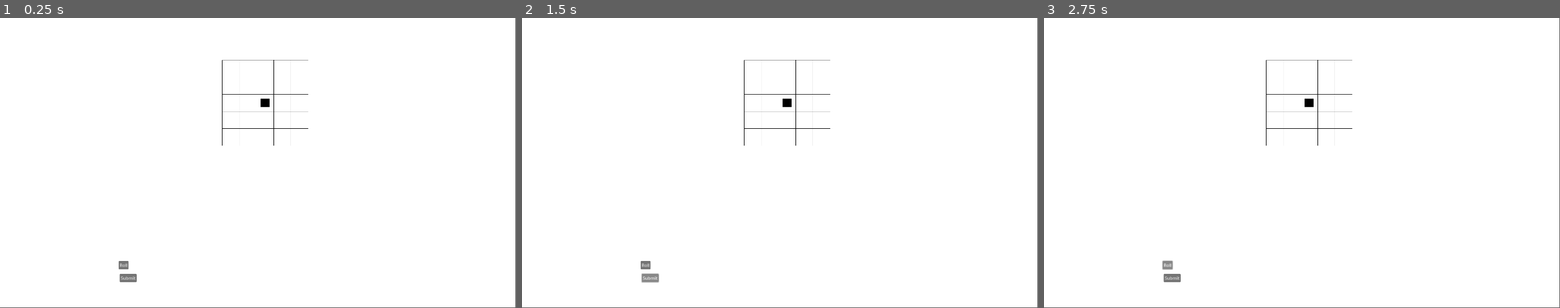
Above: before the commit, frames 1-3 (left to right).
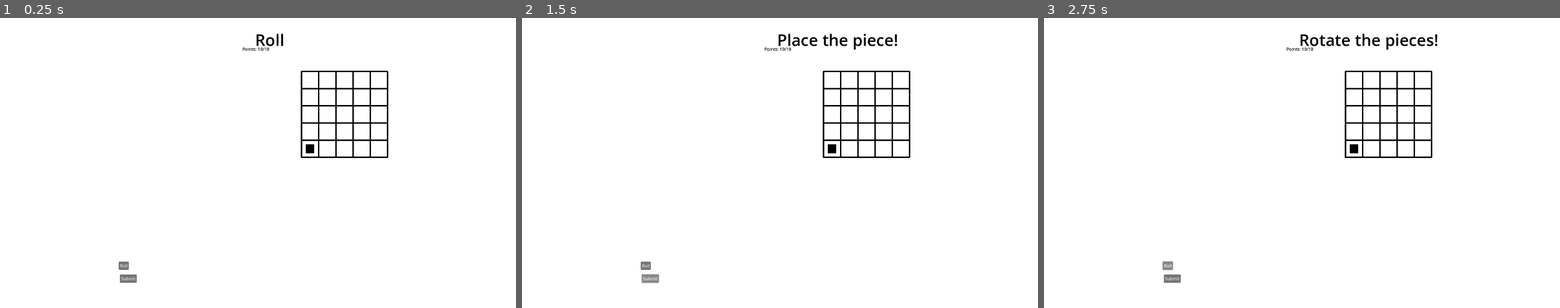
Above: after the commit, the same moments.

Repository: Peachball/gmtk-2025
Game: Godot game, scene res://scenes/level.tscn
The game is run twice, just before and just after one commit, with the same random seed, the same clock (stepped at 60 frames per second) and the same inputs. This scene is started directly instead of the project's main scene.
Inputs:
- Up to frame 1 (0.25 s): no input
- Up to frame 2 (1.5 s): click "Roll" at 0.5 s; click "Submit" at 1.25 s
- Up to frame 3 (2.75 s): click "Roll" at 2 s
In our replay, the window is 799x449 before the commit and 800x450 after it. These sizes can differ from the game's own. Grey fills any space a smaller window leaves; there, only what the larger window draws over its background counts as a difference.

The runs differ from the first frame. In frame 1, 1.8% of the frame differs, in the area x 23-76%, y 5-92%; in frame 2, 2.1%; in frame 3, 2.2%, in the area x 22-77%, y 5-92%.

Commit message:
Add basic level flow

Diff:
--- a/constant.gd
+++ b/constant.gd
@@ -3,6 +3,7 @@
 class_name Constant
 
 const TILE_WIDTH := 64
+const LINE_THICKNESS := 4.0
 
 enum Direction {
 	UP, RIGHT, DOWN, LEFT
--- a/objects/world_map.gd
+++ b/objects/world_map.gd
@@ -6,7 +6,7 @@
 var level_height := 5
 
 func _ready() -> void:
-	set_player_position(2, 2)
+	pass
 
 func _draw() -> void:
 	# draw grid lines
@@ -15,15 +15,18 @@
 			Vector2(0, r * Constant.TILE_WIDTH),
 			Vector2((level_height) * Constant.TILE_WIDTH, r * Constant.TILE_WIDTH),
 			Color.BLACK,
-			1.0
+			Constant.LINE_THICKNESS,
+			true
 		)
 	for c in range(0, level_height + 1):
 		draw_line(
 			Vector2(c * Constant.TILE_WIDTH, 0),
 			Vector2(c * Constant.TILE_WIDTH, (level_width) * Constant.TILE_WIDTH),
 			Color.BLACK,
-			1.0
+			Constant.LINE_THICKNESS,
+			true
 		)
 
-func set_player_position(x: int, y: int) -> void:
-	$Player.position = Vector2((x + 0.5) * Constant.TILE_WIDTH, (level_height - y - .5) * Constant.TILE_WIDTH)
+func set_player_position(position: Vector2i) -> void:
+	$Player.position = Vector2((position.x + 0.5) * Constant.TILE_WIDTH,
+		(level_height - position.y - .5) * Constant.TILE_WIDTH)
--- a/project.godot
+++ b/project.godot
@@ -19,6 +19,9 @@
 
 window/size/viewport_width=1920
 window/size/viewport_height=1080
+window/size/window_width_override=1280
+window/size/window_height_override=720
+window/stretch/mode="viewport"
 
 [rendering]
 
--- a/scenes/level.gd
+++ b/scenes/level.gd
@@ -3,11 +3,30 @@
 var points := 0
 
 enum {
-	SLOT_MACHINE,
+	SLOT_MACHINE_PREROLL,
+	SLOT_MACHINE_EDIT,
 	PLACE_TILE,
 	GAME_END
 }
-var player_action := SLOT_MACHINE
+var player_action :int:
+	set(new_action):
+		match new_action:
+			SLOT_MACHINE_PREROLL:
+				$StateLabel.text = "Roll"
+			SLOT_MACHINE_EDIT:
+				$StateLabel.text = "Rotate the pieces!"
+			PLACE_TILE:
+				$StateLabel.text = "Place the piece!"
+		player_action = new_action
+var player_position := Vector2i(0, 0)
 
 func _ready() -> void:
-	pass
+	$WorldMap.set_player_position(player_position)
+	player_action = SLOT_MACHINE_PREROLL
+
+
+func _on_roll_button_pressed() -> void:
+	player_action = SLOT_MACHINE_EDIT
+
+func _on_submit_button_pressed() -> void:
+	player_action = PLACE_TILE
--- a/scenes/level.tscn
+++ b/scenes/level.tscn
@@ -6,11 +6,12 @@
 
 [node name="Level" type="Node2D"]
 script = ExtResource("1_2q6dc")
+metadata/_edit_lock_ = true
 
 [node name="SlotMachine" parent="." instance=ExtResource("2_w8frs")]
 
 [node name="WorldMap" parent="." instance=ExtResource("3_mx8sn")]
-position = Vector2(828, 157)
+position = Vector2(1122, 199)
 
 [node name="RollButton" type="Button" parent="."]
 offset_left = 442.0
@@ -18,6 +19,7 @@
 offset_right = 479.0
 offset_bottom = 938.0
 text = "Roll"
+metadata/_edit_lock_ = true
 
 [node name="SubmitButton" type="Button" parent="."]
 offset_left = 446.0
@@ -25,3 +27,24 @@
 offset_right = 509.0
 offset_bottom = 986.0
 text = "Submit"
+metadata/_edit_lock_ = true
+
+[node name="PointLabel" type="Label" parent="."]
+offset_left = 902.0
+offset_top = 104.0
+offset_right = 1002.0
+offset_bottom = 133.0
+theme_override_colors/font_color = Color(0, 0, 0, 1)
+text = "Points: 10/10"
+
+[node name="StateLabel" type="Label" parent="."]
+offset_left = 949.0
+offset_top = 39.0
+offset_right = 989.0
+offset_bottom = 62.0
+theme_override_colors/font_color = Color(0, 0, 0, 1)
+theme_override_font_sizes/font_size = 60
+text = "Roll"
+
+[connection signal="pressed" from="RollButton" to="." method="_on_roll_button_pressed"]
+[connection signal="pressed" from="SubmitButton" to="." method="_on_submit_button_pressed"]
--- a/scenes/menu.tscn
+++ b/scenes/menu.tscn
@@ -1,10 +1,12 @@
 [gd_scene format=3 uid="uid://dwutmvi0xmdhd"]
 
 [node name="Menu" type="Node2D"]
-position = Vector2(1041, 960)
+metadata/_edit_lock_ = true
 
 [node name="PlayButton" type="Button" parent="."]
-offset_right = 8.0
-offset_bottom = 8.0
-text = "Playg"
+offset_left = 985.0
+offset_top = 902.0
+offset_right = 1026.0
+offset_bottom = 933.0
+text = "Play"
 metadata/_edit_use_anchors_ = true
